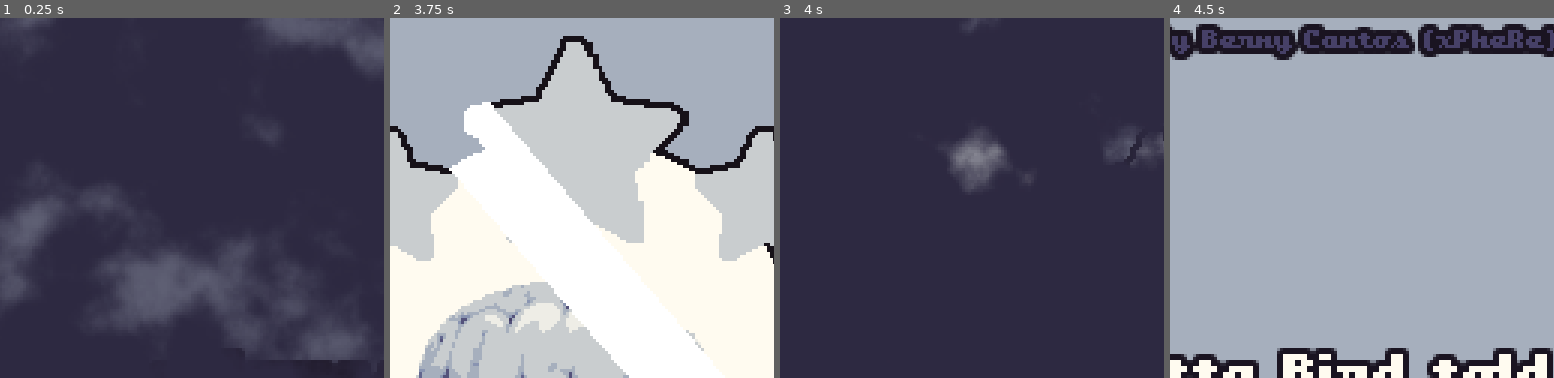
Above: before the commit, frames 1-4 (left to right).
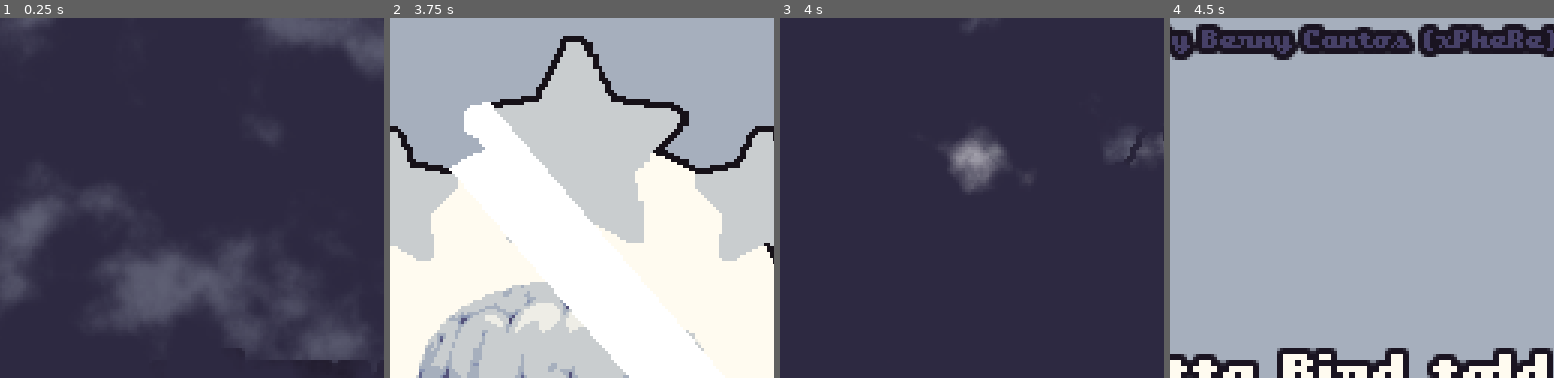
Above: after the commit, the same moments.

Repository: xphere/a-little-bird-told-me
Game: Godot game, scene res://main.tscn
Same seed, same stepped clock (60 frames per second), same inputs: the game is played once before the commit and once after it.
Inputs:
- Up to frame 1 (0.25 s): no input
- Up to frame 2 (3.75 s): tap Enter (ui_accept) at 0.5, 0.77, 1.52, 2.75, 3.02 s
- Up to frame 3 (4 s): tap Enter (ui_accept) at 3.77 s
- Up to frame 4 (4.5 s): tap Enter (ui_accept) at 4.25 s
The pictures show only the part of the screen within x 26-76%, y 0-50%; the shares and areas given below are measured in that part.

Frames 1-2 are identical in both runs. In frame 3, 0.2% of the frame differs, in the area x 46-54%, y 35-41%; in frame 4, nothing differs.

Commit message:
+theater: pause when changing scenes

Diff:
--- a/main.tscn
+++ b/main.tscn
@@ -27,6 +27,7 @@
 shader_param/transition = SubResource( 4 )
 
 [node name="Theater" type="Control"]
+pause_mode = 2
 anchor_right = 1.0
 anchor_bottom = 1.0
 script = ExtResource( 1 )
@@ -41,6 +42,7 @@
 viewport_path = NodePath("Viewport")
 
 [node name="Viewport" type="Viewport" parent="Stage"]
+pause_mode = 1
 size = Vector2( 256, 240 )
 handle_input_locally = false
 render_target_update_mode = 3
--- a/modules/theater/theater.gd
+++ b/modules/theater/theater.gd
@@ -23,6 +23,7 @@
 
 
 func _change_scene(scene_path: String) -> void:
+	get_tree().paused = true
 	yield($"%Curtain".down(), "completed")
 	$"%Loading".start()
 	var loader = $"%StageHand".load_scene(scene_path)
@@ -31,4 +32,5 @@
 	$"%Stage".change_scene_to(instance)
 	yield(instance, "started" if instance.has_signal("started") else "ready")
 	$"%Loading".stop()
+	get_tree().paused = false
 	yield($"%Curtain".up(), "completed")
